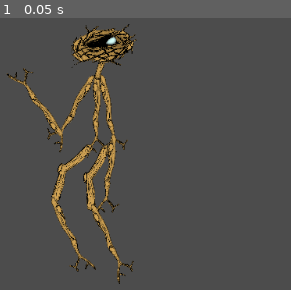
Above: before the commit, frame 1.
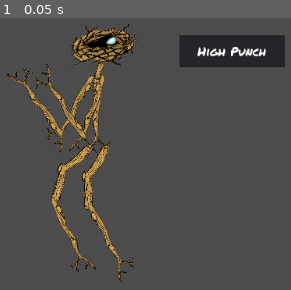
Above: after the commit, the same moment.

Repository: thesage1014/pigsSSJomt
Game: Godot game, scene res://sticky.tscn
Same seed, same stepped clock (60 frames per second), same inputs: the game is played once before the commit and once after it.
Inputs:
- Up to frame 1 (0.05 s): no input

The runs differ from the first frame. In frame 1, 7.4% of the frame differs, in the area x 12-98%, y 6-98%.

Commit message:
roller

Diff:
--- /dev/null
+++ b/assets/new_dynamicfont.tres
@@ -0,0 +1,9 @@
+[gd_resource type="DynamicFont" load_steps=2 format=2]
+
+[ext_resource path="res://assets/new_dynamicfontdata.tres" type="DynamicFontData" id=1]
+
+[resource]
+size = 32
+use_mipmaps = true
+use_filter = true
+font_data = ExtResource( 1 )
--- /dev/null
+++ b/assets/new_dynamicfontdata.tres
@@ -0,0 +1,4 @@
+[gd_resource type="DynamicFontData" format=2]
+
+[resource]
+font_path = "res://assets/PermanentMarker-Regular.ttf"
--- a/project.godot
+++ b/project.godot
@@ -8,9 +8,14 @@
 
 config_version=4
 
-_global_script_classes=[  ]
+_global_script_classes=[ {
+"base": "Panel",
+"class": "AttackRoller1",
+"language": "GDScript",
+"path": "res://scripts/AttackRoller.gd"
+} ]
 _global_script_class_icons={
-
+"AttackRoller1": ""
 }
 
 [application]
--- /dev/null
+++ b/scripts/AttackRoller.gd
@@ -0,0 +1,16 @@
+extends Panel
+
+# Declare member variables here. Examples:
+# var a = 2
+# var b = "text"
+class_name AttackRoller1
+var activeAttack = "Hi Punch"
+# Called when the node enters the scene tree for the first time.
+func _ready():
+	pass # Replace with function body.
+
+func updateRoller(attacks, active):
+	get_node("ActiveAttack").text = attacks[active]
+# Called every frame. 'delta' is the elapsed time since the previous frame.
+#func _process(delta):
+#	pass
--- a/scripts/Fighter1.gd
+++ b/scripts/Fighter1.gd
@@ -5,7 +5,7 @@
 # var b = "text"
 var nextMove = 0
 var moveCount = 10
-
+signal on_update_roller
 
 # Called when the node enters the scene tree for the first time.
 func _ready():
@@ -14,13 +14,13 @@
 func _input(event):
 	if event.is_action_pressed("ui_select"):
 		print("Player 1 picked ", nextMove)
-
 	elif event.is_action_released("ui_up"):
 		nextMove += 1
 		print(nextMove)
 	elif event.is_action_released("ui_down"):
 		nextMove -= 1
 		print(nextMove)
+	emit_signal("on_update_roller")
 
 # Called every frame. 'delta' is the elapsed time since the previous frame.
 func _process(delta):
--- a/sticky.tscn
+++ b/sticky.tscn
@@ -1,10 +1,12 @@
-[gd_scene load_steps=11 format=2]
+[gd_scene load_steps=13 format=2]
 
 [ext_resource path="res://scripts/Fighter1.gd" type="Script" id=1]
 [ext_resource path="res://assets/armstick.tres" type="SpriteFrames" id=2]
 [ext_resource path="res://assets/legstick1.tres" type="SpriteFrames" id=3]
 [ext_resource path="res://assets/stick3.png" type="Texture" id=4]
 [ext_resource path="res://assets/nest.png" type="Texture" id=5]
+[ext_resource path="res://scripts/AttackRoller.gd" type="Script" id=6]
+[ext_resource path="res://assets/new_dynamicfont.tres" type="DynamicFont" id=7]
 
 [sub_resource type="SpriteFrames" id=1]
 animations = [ {
@@ -728,6 +730,7 @@
 position = Vector2( -9.35941, -478.97 )
 
 [node name="Torso" type="AnimatedSprite" parent="Fighter1/Skeleton2D"]
+editor/display_folded = true
 position = Vector2( 10.9721, 96.4077 )
 rotation = 1.61277
 scale = Vector2( 0.148534, 0.148534 )
@@ -755,7 +758,7 @@
 }
 
 [node name="Position2D" type="Position2D" parent="Fighter1/Skeleton2D/Torso/ArmR/AnimatedSprite4"]
-position = Vector2( 943.12, 43.079 )
+position = Vector2( 980.424, 39.3997 )
 rotation = -13.371
 __meta__ = {
 "_edit_bone_": true
@@ -763,7 +766,7 @@
 
 [node name="ArmL" type="AnimatedSprite" parent="Fighter1/Skeleton2D/Torso"]
 position = Vector2( -654.04, -19.9221 )
-rotation = 31.2191
+rotation = 31.72
 frames = ExtResource( 2 )
 offset = Vector2( 665.285, -73.5525 )
 __meta__ = {
@@ -773,7 +776,7 @@
 
 [node name="AnimatedSprite4" type="AnimatedSprite" parent="Fighter1/Skeleton2D/Torso/ArmL"]
 position = Vector2( 1045.15, -31.2649 )
-rotation = 19.1539
+rotation = 21.089
 frames = ExtResource( 2 )
 offset = Vector2( 665.285, -73.5525 )
 __meta__ = {
@@ -782,7 +785,7 @@
 
 [node name="Position2D" type="Position2D" parent="Fighter1/Skeleton2D/Torso/ArmL/AnimatedSprite4"]
 position = Vector2( 1222.24, -51.3916 )
-rotation = 5.6627
+rotation = 3.25267
 __meta__ = {
 "_edit_bone_": true
 }
@@ -818,7 +821,7 @@
 
 [node name="LegL" type="AnimatedSprite" parent="Fighter1/Skeleton2D/Torso"]
 position = Vector2( 551.068, -107.444 )
-rotation = 0.172097
+rotation = 0.223352
 frames = ExtResource( 3 )
 offset = Vector2( 665.285, 49.478 )
 flip_v = true
@@ -829,7 +832,7 @@
 
 [node name="AnimatedSprite4" type="AnimatedSprite" parent="Fighter1/Skeleton2D/Torso/LegL"]
 position = Vector2( 1045.15, -31.2649 )
-rotation = 18.2277
+rotation = 18.1191
 frames = ExtResource( 2 )
 offset = Vector2( 665.285, -73.5525 )
 __meta__ = {
@@ -838,7 +841,7 @@
 
 [node name="Position2D" type="Position2D" parent="Fighter1/Skeleton2D/Torso/LegL/AnimatedSprite4"]
 position = Vector2( 1222.24, -51.3916 )
-rotation = 6.28235
+rotation = 6.31087
 __meta__ = {
 "_edit_bone_": true
 }
@@ -866,3 +869,30 @@
 anims/punchL = SubResource( 3 )
 anims/punchR = SubResource( 4 )
 anims/rest = SubResource( 5 )
+
+[node name="AttackRoller" type="Panel" parent="."]
+margin_left = 205.301
+margin_top = -589.0
+margin_right = 475.301
+margin_bottom = -507.0
+script = ExtResource( 6 )
+
+[node name="ActiveAttack" type="Label" parent="AttackRoller"]
+margin_right = 271.0
+margin_bottom = 81.0
+rect_pivot_offset = Vector2( -2515.43, -178.276 )
+custom_fonts/font = ExtResource( 7 )
+text = "High Punch"
+align = 1
+valign = 1
+percent_visible = -0.111111
+
+[node name="ActiveAttack2" type="Label" parent="AttackRoller"]
+visible = false
+margin_right = 271.0
+margin_bottom = 81.0
+rect_pivot_offset = Vector2( -2515.43, -178.276 )
+custom_fonts/font = ExtResource( 7 )
+text = "High Punch"
+align = 1
+valign = 1
Binary file added: assets/PermanentMarker-Regular.ttf
